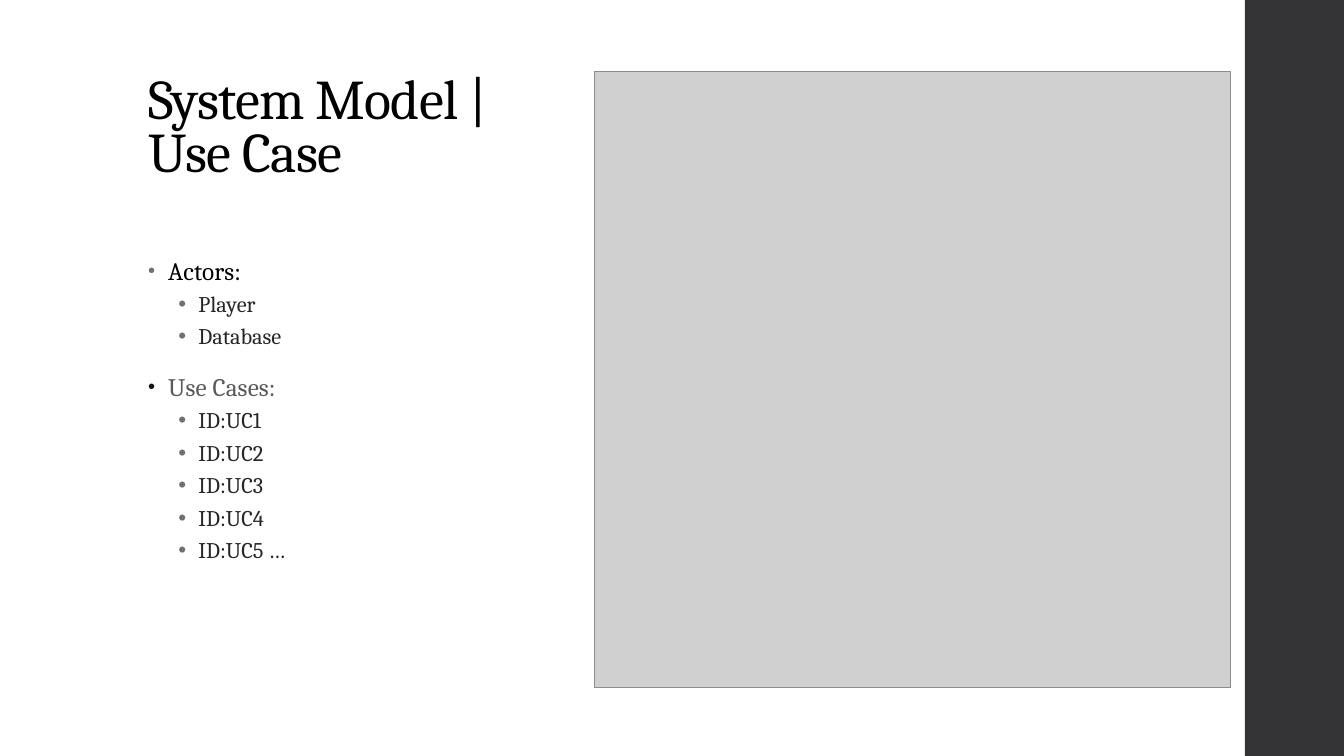
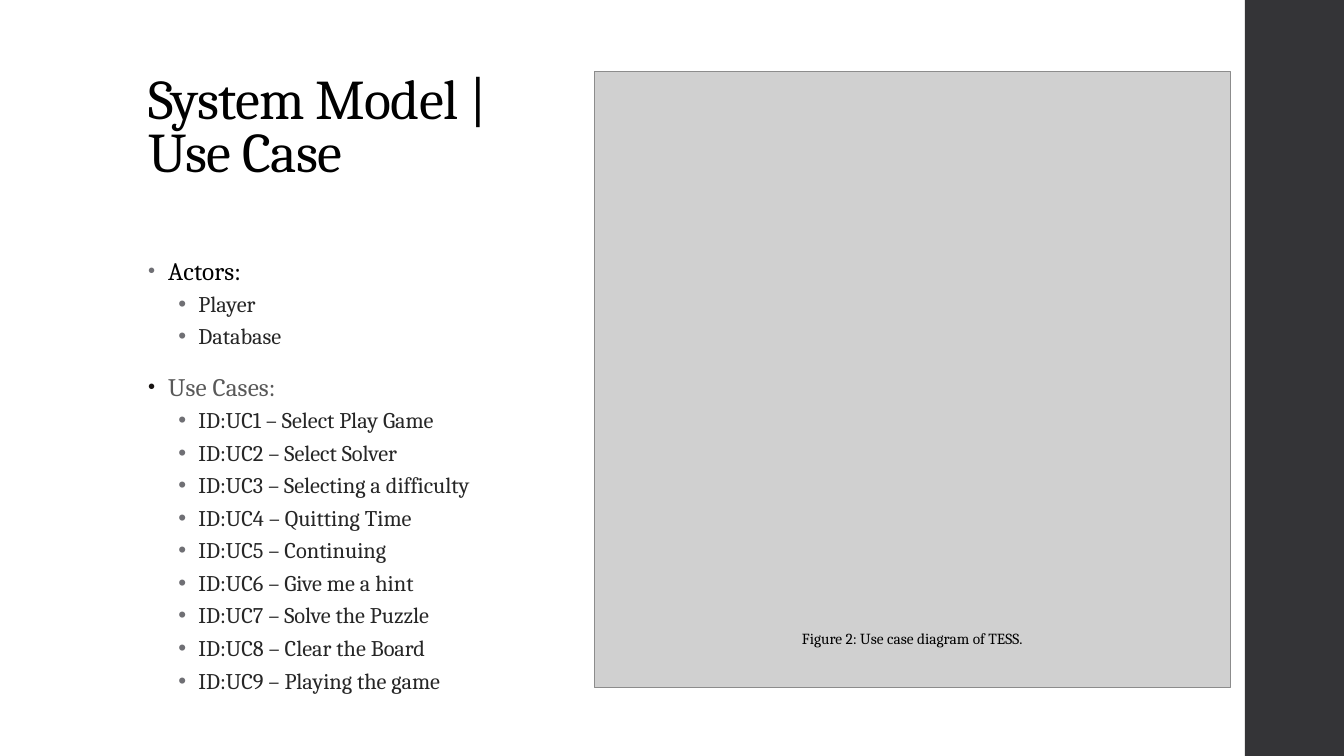
Before and after one commit to dakoval/Sudoku, a slide deck: slide 11 of Project Report/Final Project Report Presentation.pptx (slide 12 before the commit). Drawn at 1344x756 pixels with LibreOffice and Linux fonts; fonts in the diff are those of the drawing; grey boxes stand for pictures. Boxes give left, top, right and bottom in pixels: in the first picture for what was removed or moved away, otherwise in the second. Text is boxed around its words. In the diff, an @@ line names an element or a change of style, - is before the commit and + after.

Commit message:
Updated file
* The presentation is 75% complete
* Added two paragraphs in the System Constraints section (Documentation)

```diff
--- a/Project Report/Final Project Report Presentation.pptx
+++ b/Project Report/Final Project Report Presentation.pptx
@@ text at (x1=198, y1=412, x2=470, y2=694): text changed @@
-  • ID:UC1
-  • ID:UC2
-  • ID:UC3
-  • ID:UC4
-  • ID:UC5 …
+  • ID:UC1 – Select Play Game
+  • ID:UC2 – Select Solver
+  • ID:UC3 – Selecting a difficulty
+  • ID:UC4 – Quitting Time
+  • ID:UC5 – Continuing
+  • ID:UC6 – Give me a hint
+  • ID:UC7 – Solve the Puzzle
+  • ID:UC8 – Clear the Board
+  • ID:UC9 – Playing the game
@@ text added at (x1=802, y1=633, x2=1022, y2=648), 11 pt, text #000000 @@
+Figure 2: Use case diagram of TESS.
```
Also in this commit, not shown: 15 other slides changed, 5 slides added, 3 slides removed, 4 other files.
